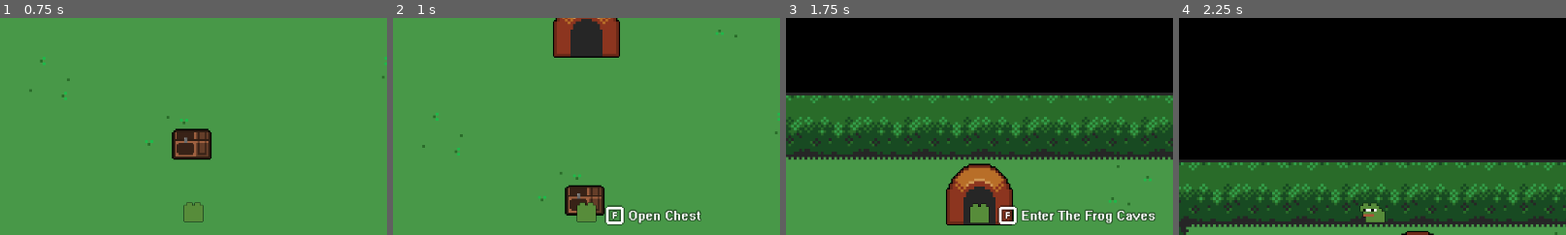
Above: before the commit, frames 1-4 (left to right).
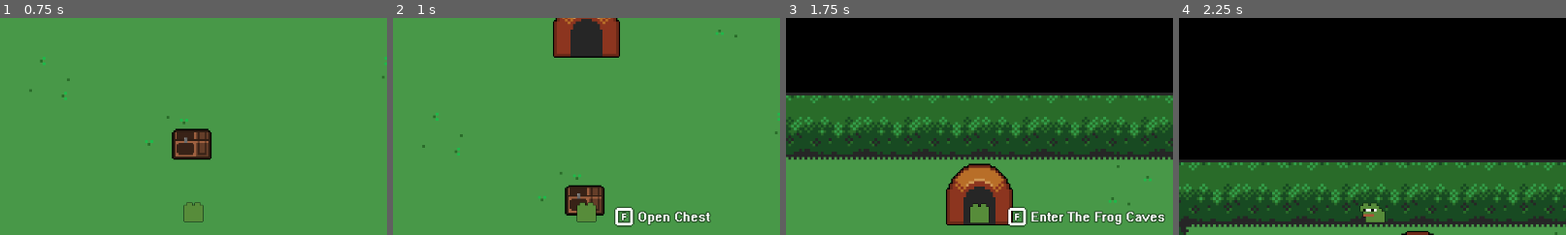
Above: after the commit, the same moments.

Repository: LilypadGames/Froguelite
Game: Godot game, scene res://scenes/title_screen.tscn
Two runs of this game, one before a commit and one after it. Both use one fixed random seed, a clock stepped at 60 frames per second and the inputs below.
Inputs:
- Up to frame 1 (0.75 s): tap Enter at 0.5 s; hold Up (ui_up) from 0.53 s (still down); tap F (interact) at 0.6 s
- Up to frame 2 (1 s): keep holding Up (ui_up)
- Up to frame 3 (1.75 s): keep holding Up (ui_up); tap F (interact) at 1.35 s
- Up to frame 4 (2.25 s): release Up (ui_up) at 2.03 s; hold Left (ui_left) from 2.03 s (still down); tap F (interact) at 2.1 s
The pictures show only the part of the screen within x 25-75%, y 4-54%; the shares and areas given below are measured in that part.

Frame 1 is identical in both runs. In frame 2, 1.5% of the frame differs, in the area x 54-83%, y 86-97%; in frame 3, 2.1%, in the area x 54-98%, y 86-97%; in frame 4, nothing differs.

Commit message:
feat: individual HUD scene

Diff:
--- /dev/null
+++ b/internal/hud.tscn
@@ -0,0 +1,44 @@
+[gd_scene load_steps=7 format=3 uid="uid://dim2nj2clq4fh"]
+
+[ext_resource type="Script" path="res://scripts/hud.gd" id="1_dk435"]
+[ext_resource type="FontFile" uid="uid://cet58ddfu4y8a" path="res://assets/font/Pix.woff2" id="2_563he"]
+[ext_resource type="Shader" path="res://assets/shader/outline.gdshader" id="3_1iwb1"]
+[ext_resource type="Texture2D" uid="uid://b35ixtbv7ndkq" path="res://assets/texture/gui/tilemap_white.png" id="4_ttk1v"]
+
+[sub_resource type="ShaderMaterial" id="ShaderMaterial_u6or2"]
+shader = ExtResource("3_1iwb1")
+shader_parameter/line_color = Color(0, 0, 0, 0.466667)
+shader_parameter/line_thickness = 2.0
+
+[sub_resource type="AtlasTexture" id="AtlasTexture_d0310"]
+atlas = ExtResource("4_ttk1v")
+region = Rect2(356, 50, 17, 18)
+
+[node name="HUD" type="CanvasLayer"]
+script = ExtResource("1_dk435")
+
+[node name="InteractHint" type="Label" parent="."]
+visible = false
+anchors_preset = 6
+anchor_left = 1.0
+anchor_top = 0.5
+anchor_right = 1.0
+anchor_bottom = 0.5
+offset_left = -500.0
+offset_top = -12.5
+offset_bottom = 12.5
+grow_horizontal = 0
+grow_vertical = 2
+theme_override_colors/font_outline_color = Color(0, 0, 0, 0.466667)
+theme_override_constants/outline_size = 6
+theme_override_fonts/font = ExtResource("2_563he")
+theme_override_font_sizes/font_size = 20
+vertical_alignment = 1
+
+[node name="CanvasGroup" type="CanvasGroup" parent="InteractHint"]
+material = SubResource("ShaderMaterial_u6or2")
+
+[node name="InteractKey" type="Sprite2D" parent="InteractHint/CanvasGroup"]
+position = Vector2(-20, 14)
+scale = Vector2(2, 2)
+texture = SubResource("AtlasTexture_d0310")
--- a/scenes/level.tscn
+++ b/scenes/level.tscn
@@ -1,20 +1,8 @@
-[gd_scene load_steps=9 format=3 uid="uid://c0f7gukj5eqb5"]
+[gd_scene load_steps=4 format=3 uid="uid://c0f7gukj5eqb5"]
 
 [ext_resource type="Script" path="res://scripts/level.gd" id="1_c12yc"]
 [ext_resource type="PackedScene" uid="uid://d00vibmf4lv6g" path="res://objects/Player.tscn" id="2_0sumi"]
-[ext_resource type="Shader" path="res://assets/shader/outline.gdshader" id="4_1ewqt"]
-[ext_resource type="Script" path="res://scripts/hud.gd" id="4_65rkj"]
-[ext_resource type="Texture2D" uid="uid://b35ixtbv7ndkq" path="res://assets/texture/gui/tilemap_white.png" id="4_wm2hy"]
-[ext_resource type="FontFile" uid="uid://cet58ddfu4y8a" path="res://assets/font/Pix.woff2" id="5_63vvl"]
-
-[sub_resource type="ShaderMaterial" id="ShaderMaterial_u6or2"]
-shader = ExtResource("4_1ewqt")
-shader_parameter/line_color = Color(0, 0, 0, 0.466667)
-shader_parameter/line_thickness = 2.0
-
-[sub_resource type="AtlasTexture" id="AtlasTexture_d0310"]
-atlas = ExtResource("4_wm2hy")
-region = Rect2(356, 50, 17, 18)
+[ext_resource type="PackedScene" uid="uid://dim2nj2clq4fh" path="res://internal/hud.tscn" id="3_62ccf"]
 
 [node name="level" type="Node2D"]
 script = ExtResource("1_c12yc")
@@ -33,42 +21,5 @@
 [node name="Objects" type="Node" parent="."]
 unique_name_in_owner = true
 
-[node name="CanvasLayer" type="CanvasLayer" parent="."]
-
-[node name="HUD" type="Control" parent="CanvasLayer"]
+[node name="HUD" parent="." instance=ExtResource("3_62ccf")]
 unique_name_in_owner = true
-layout_mode = 3
-anchors_preset = 15
-anchor_right = 1.0
-anchor_bottom = 1.0
-grow_horizontal = 2
-grow_vertical = 2
-script = ExtResource("4_65rkj")
-
-[node name="InteractHint" type="Label" parent="CanvasLayer/HUD"]
-visible = false
-layout_mode = 1
-anchors_preset = 8
-anchor_left = 0.5
-anchor_top = 0.5
-anchor_right = 0.5
-anchor_bottom = 0.5
-offset_left = 62.0
-offset_top = -14.0
-offset_right = 562.0
-offset_bottom = 11.0
-grow_horizontal = 2
-grow_vertical = 2
-theme_override_colors/font_outline_color = Color(0, 0, 0, 0.466667)
-theme_override_constants/outline_size = 6
-theme_override_fonts/font = ExtResource("5_63vvl")
-theme_override_font_sizes/font_size = 20
-vertical_alignment = 1
-
-[node name="CanvasGroup" type="CanvasGroup" parent="CanvasLayer/HUD/InteractHint"]
-material = SubResource("ShaderMaterial_u6or2")
-
-[node name="InteractKey" type="Sprite2D" parent="CanvasLayer/HUD/InteractHint/CanvasGroup"]
-position = Vector2(-20, 14)
-scale = Vector2(2, 2)
-texture = SubResource("AtlasTexture_d0310")
--- a/scripts/hud.gd
+++ b/scripts/hud.gd
@@ -1,5 +1,5 @@
 class_name HUD
-extends Control
+extends CanvasLayer
 
 # references
 @export_group("References")
